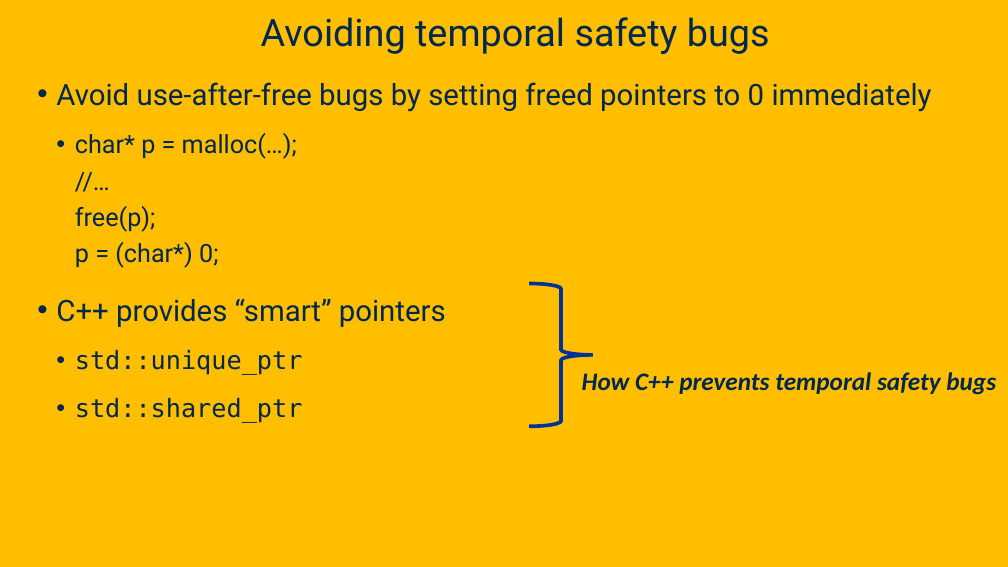
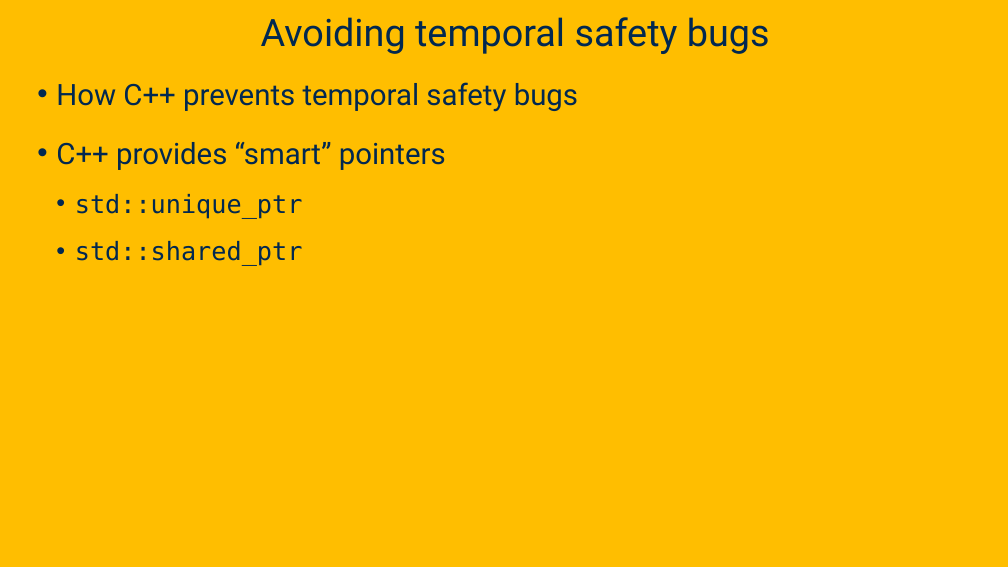
Before and after one commit to davsec-teaching/ecs160-f25, a slide deck: slide 105 of slides/9_software_security.pptx (slide 84 before the commit). Drawn at 1008x567 pixels with LibreOffice and Linux fonts; fonts in the diff are those of the drawing; background and template pictures are left out. Boxes give left, top, right and bottom in pixels: in the first picture for what was removed or moved away, otherwise in the second. Text is boxed around its words. In the diff, an @@ line names an element or a change of style, - is before the commit and + after.

```diff
--- a/slides/9_software_security.pptx
+++ b/slides/9_software_security.pptx
@@ text at (x1=56, y1=82, x2=578, y2=112): text changed @@
-• Avoid use-after-free bugs by setting freed pointers to 0 immediately
-  • char* p = malloc(…);
-    //…
-    free(p);
-    p = (char*) 0;
+• How C++ prevents temporal safety bugs
@@ right brace removed at (x1=529, y1=284, x2=593, y2=426) @@
@@ text removed at (x1=582, y1=372, x2=996, y2=395) @@
-How C++ prevents temporal safety bugs
```
Also in this commit, not shown: 5 other slides changed, 24 slides added, 3 slides removed.
